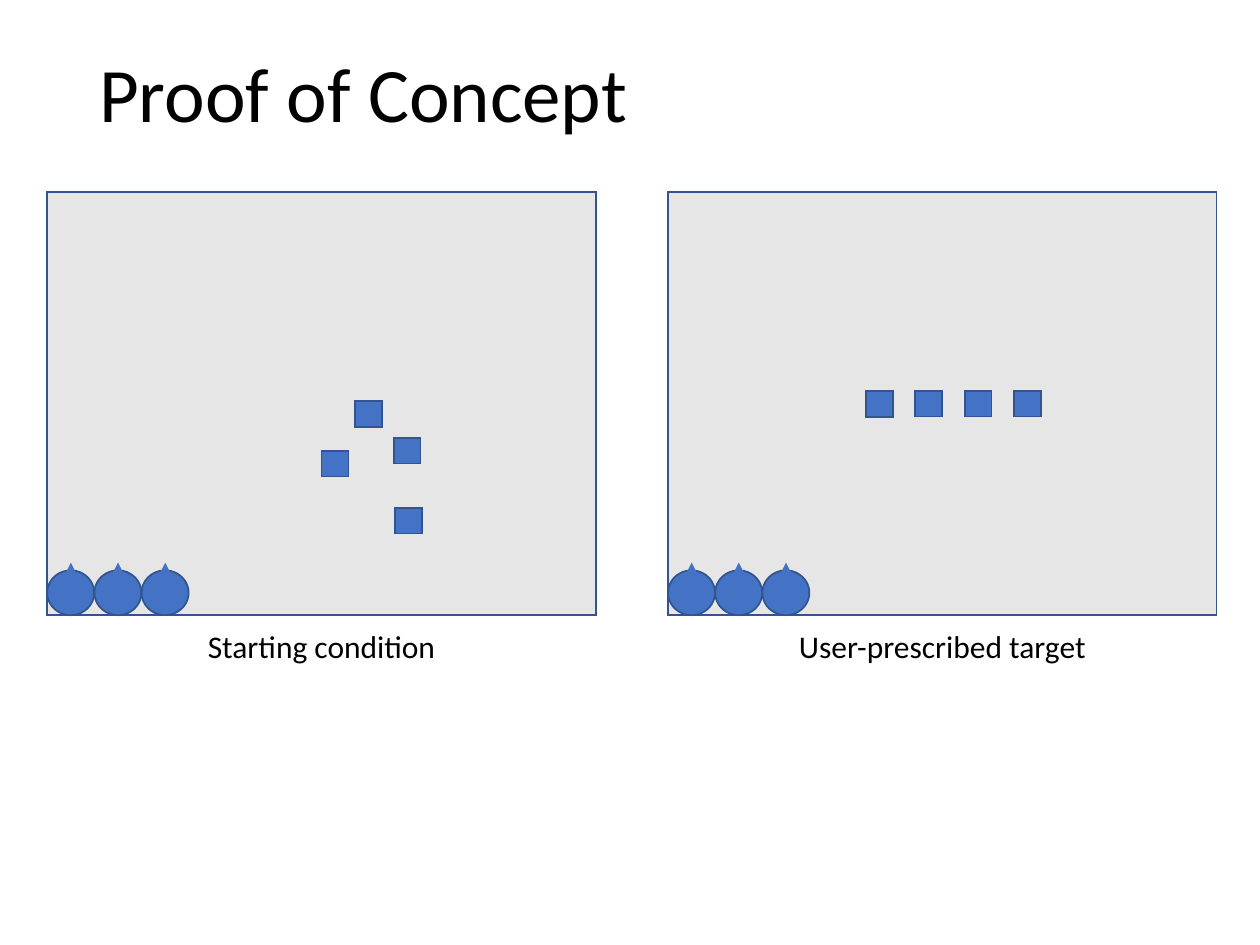
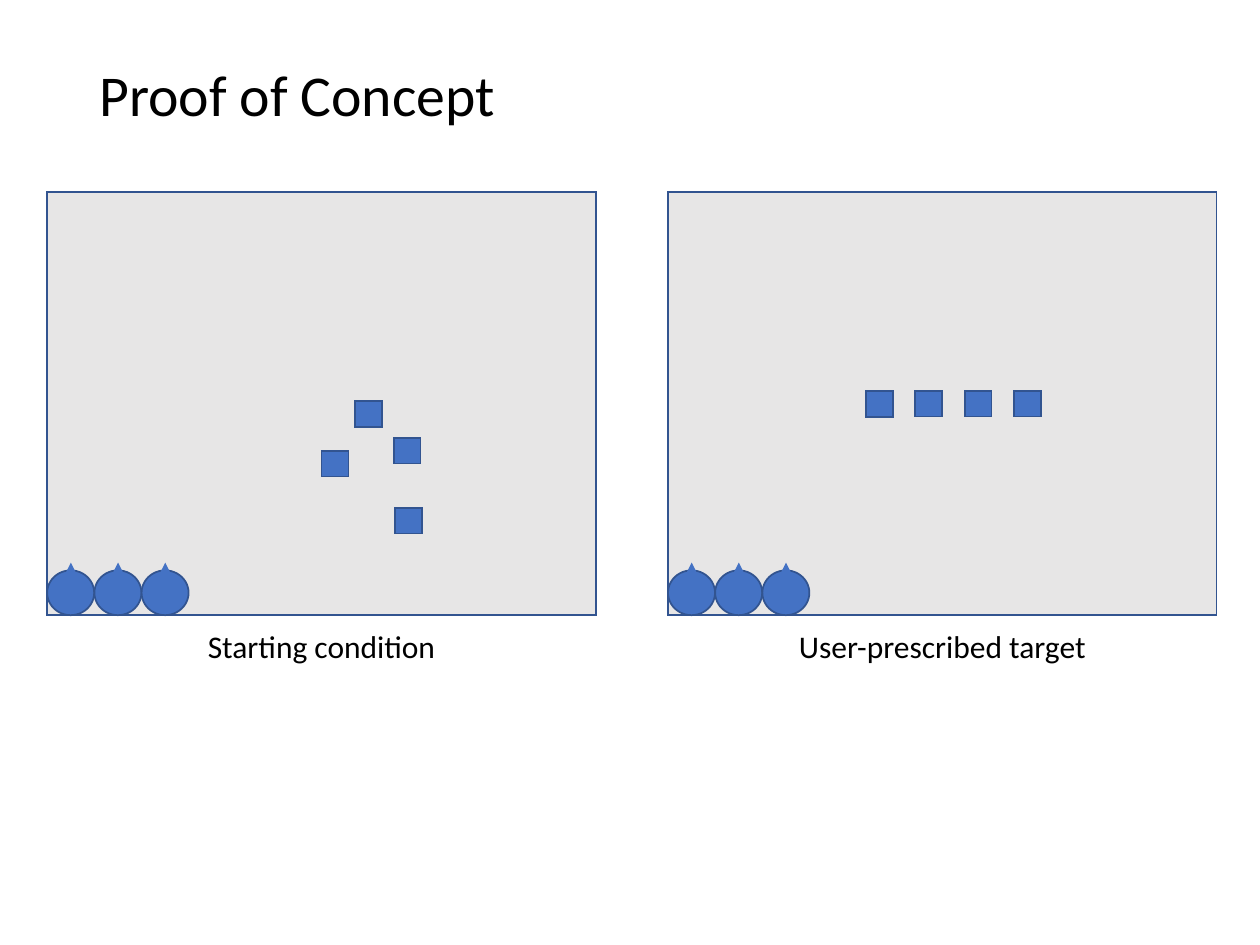
Before and after one commit to gestalt-arch/gestalt-arch, a slide deck: slide 6 of docs/project-spec.pptm (slide 4 before the commit). Drawn at 1260x945 pixels with LibreOffice and Linux fonts; fonts in the diff are those of the drawing. Boxes give left, top, right and bottom in pixels: in the first picture for what was removed or moved away, otherwise in the second. Text is boxed around its words. In the diff, an @@ line names an element or a change of style, - is before the commit and + after.

```diff
--- a/docs/project-spec.pptm
+++ b/docs/project-spec.pptm
@@ title "Proof of Concept" at [99,76,495,126]: size 44 to 33 pt @@
```
Also in this commit, not shown: 8 other slides changed, 1 slide added, 1 other file.
